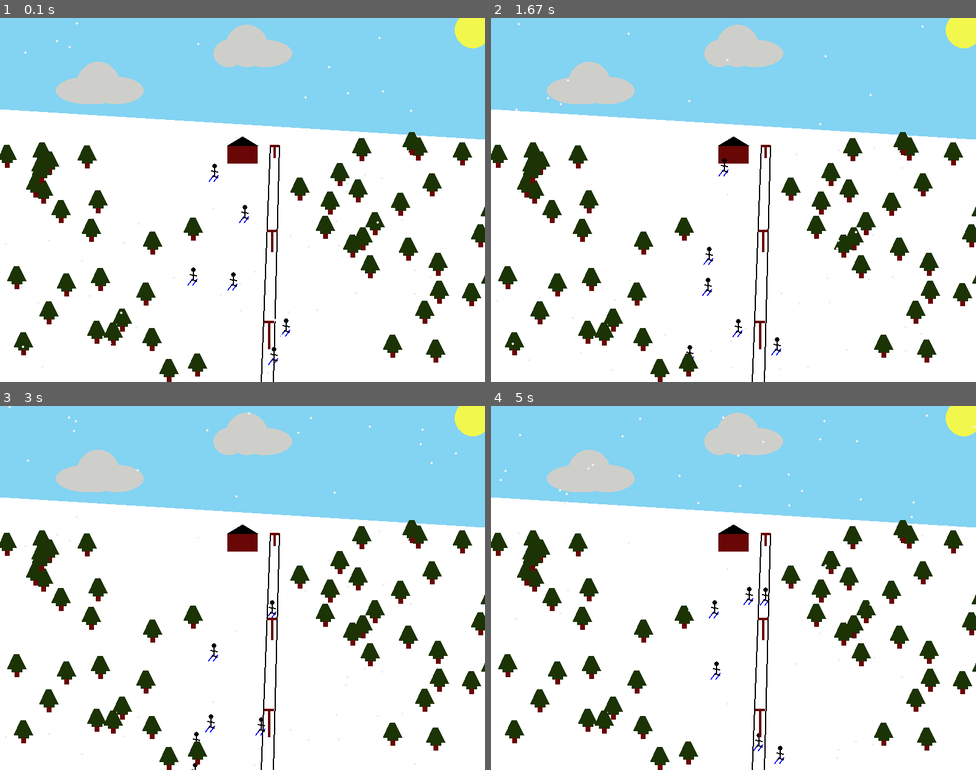
Above: before the commit, frames 1-4 (two rows, left to right).
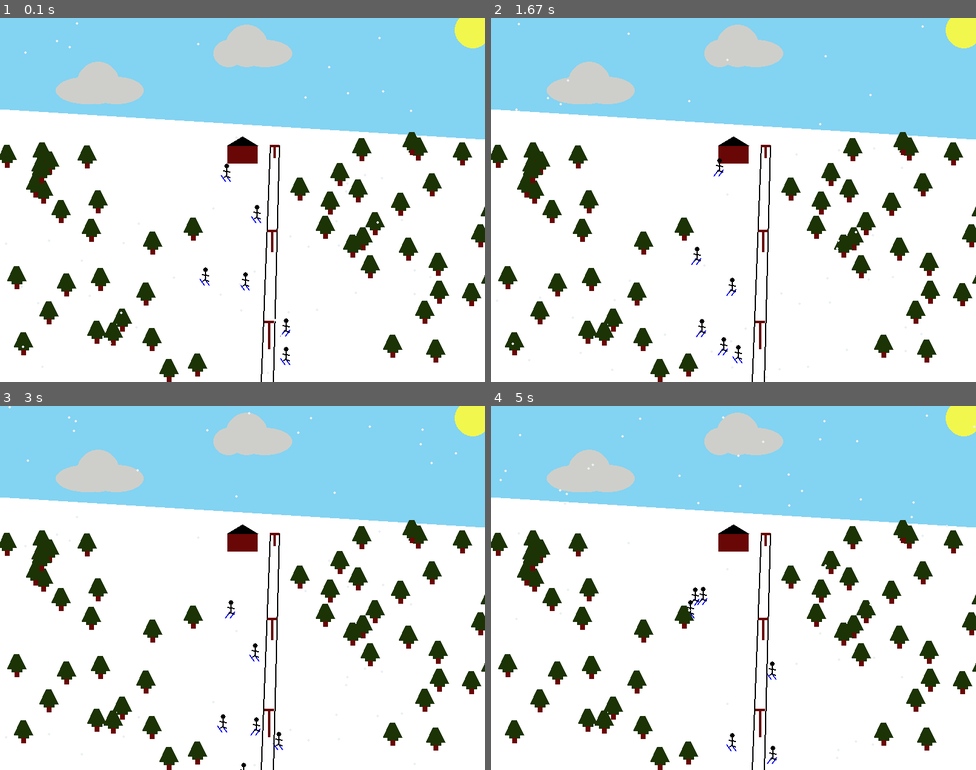
Above: after the commit, the same moments.

Repository: MCBoarder289/PythonArcadeGames
Game: pygame game, started from Labs/Chapter 5 - Lab - Ski Slope.py
Two runs of this game, one before a commit and one after it. Both use one fixed random seed, a clock stepped at 60 frames per second and the inputs below.
Inputs:
- Up to frame 1 (0.1 s): no input
- Up to frame 2 (1.67 s): no input
- Up to frame 3 (3 s): no input
- Up to frame 4 (5 s): no input

The runs differ from the first frame. In frame 1, 0.3% of the frame differs, in the area x 38-60%, y 40-96%; in frame 2, 0.3%; in frame 3, 0.3%; in frame 4, 0.4%, in the area x 40-61%, y 49-99%.

Commit message:
Updating Ski Slope with Animations for Lab 8 - Got the skis to switch appropriately for each individual, and not everyone switches directions at the same time

Diff:
--- a/Labs/Chapter 5 - Lab - Ski Slope.py
+++ b/Labs/Chapter 5 - Lab - Ski Slope.py
@@ -81,7 +81,9 @@
 for i in range(6):
     x = random.randrange(trees_left_xlim, trees_right_xlim)
     y = random.randrange(trees_y_upperlim, trees_y_lowerlim)
-    people_coordinates.append([x, y])
+    x_motion = 2
+    y_motion = 2
+    people_coordinates.append([x, y, x_motion, y_motion])
 
 # People Vectors:
 people_change_x = 2
@@ -180,18 +182,18 @@
     # Draw People ------------------------ with animation
     for i in range(len(people_coordinates)):
         # Draw Head  -- Need to create variables for each of these once done drawing...
-        pygame.draw.circle(screen, BLACK, people_coordinates[i], 4)
-        if people_change_x > 0:  # Skis pointing to the right
+        pygame.draw.circle(screen, BLACK, [people_coordinates[i][0], people_coordinates[i][1]], 4)
+        if people_coordinates[i][2] < 0:  # Skis pointing to the right -- if the x_motion is positive
             # Draw Skis
             pygame.draw.line(screen, BLUE, [people_coordinates[i][0] - 3, people_coordinates[i][1] + 15],
                              [people_coordinates[i][0] - 10, people_coordinates[i][1] + 25], 2)  # Left
             pygame.draw.line(screen, BLUE, [people_coordinates[i][0] + 5, people_coordinates[i][1] + 15],
                              [people_coordinates[i][0] - 2, people_coordinates[i][1] + 25], 2)  # Right
-        else:  # Skis pointing to the left -- need to find out right coordinate to redraw skis
-            pygame.draw.line(screen, BLUE, [people_coordinates[i][0] - 3, people_coordinates[i][1] + 15],
-                             [people_coordinates[i][0] - 10, people_coordinates[i][1] + 25], 2)  # Left
-            pygame.draw.line(screen, BLUE, [people_coordinates[i][0] + 5, people_coordinates[i][1] + 15],
-                             [people_coordinates[i][0] - 2, people_coordinates[i][1] + 25], 2)  # Right
+        else:  # Skis pointing to the left -- if the x_motion is negative
+            pygame.draw.line(screen, BLUE, [people_coordinates[i][0] - 10, people_coordinates[i][1] + 15],
+                             [people_coordinates[i][0] - 3, people_coordinates[i][1] + 25], 2)  # Left
+            pygame.draw.line(screen, BLUE, [people_coordinates[i][0] - 2, people_coordinates[i][1] + 15],
+                             [people_coordinates[i][0] + 5, people_coordinates[i][1] + 25], 2)  # Right
         # Draw Body
         pygame.draw.line(screen, BLACK, [people_coordinates[i][0] - 1, people_coordinates[i][1]],
                          [people_coordinates[i][0] - 1, people_coordinates[i][1] + 16], 2)
@@ -204,18 +206,18 @@
         pygame.draw.line(screen, BLACK, [people_coordinates[i][0] - 1, people_coordinates[i][1] + 16],
                          [people_coordinates[i][0] + 5, people_coordinates[i][1] + 18], 2)  # Right
 
-        people_coordinates[i][1] += people_change_y
-        people_coordinates[i][0] += people_change_x
+        people_coordinates[i][1] += people_coordinates[i][3]  # Adding the y_motion to the coordinate
+        people_coordinates[i][0] += people_coordinates[i][2]  # Adding the x_motion to the coordinate
 
         if people_coordinates[i][1] >= screen_max_y:  # Respawn at the top
             people_coordinates[i][1] = random.randrange(trees_y_upperlim, trees_y_lowerlim)
             people_coordinates[i][0] = random.randrange(trees_left_xlim, trees_right_xlim)
 
-        if people_coordinates[i][0] >= trees_right_xlim:  # Move back to the left
-            people_change_x *= -1
-
-        if people_coordinates[i][0] <= trees_left_xlim:  # Move back to the right
-            people_change_x *= -1
+        if people_coordinates[i][0] >= trees_right_xlim:  # Move back to the left, changes the x_motion coordinate
+            people_coordinates[i][2] *= -1
+
+        if people_coordinates[i][0] <= trees_left_xlim:  # Move back to the right, changes the x_motion coordinate
+            people_coordinates[i][2] *= -1
 
         if people_coordinates[i][1] >= screen_max_y:  # Respawn at the top
             people_coordinates[i][1] = random.randrange(trees_y_upperlim, trees_y_lowerlim)
